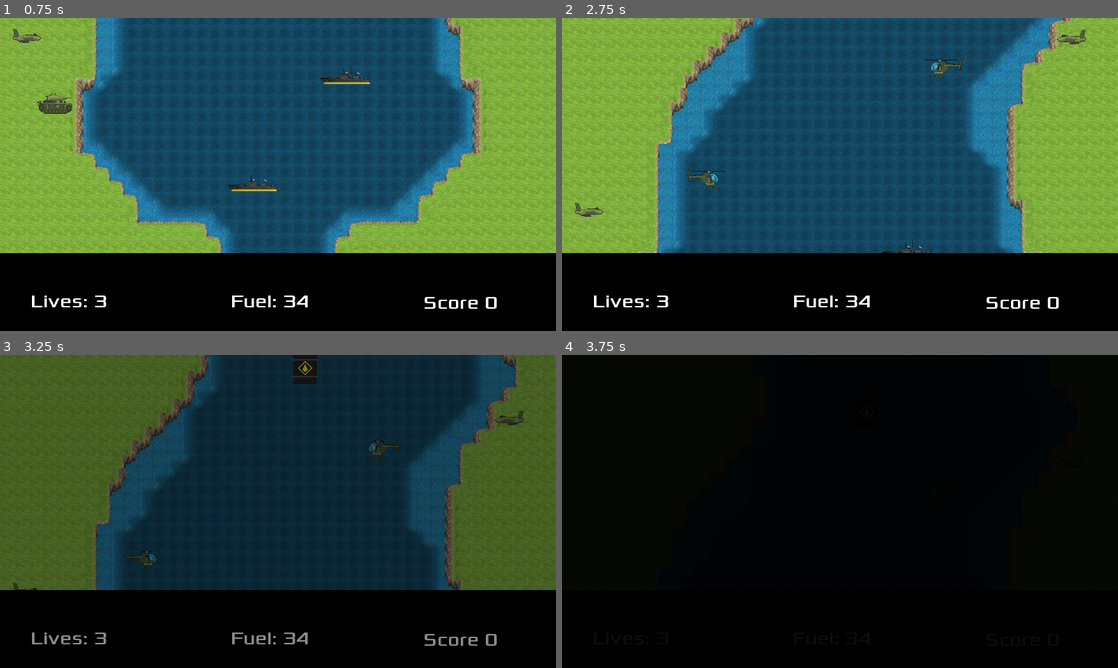
Above: before the commit, frames 1-4 (two rows, left to right).
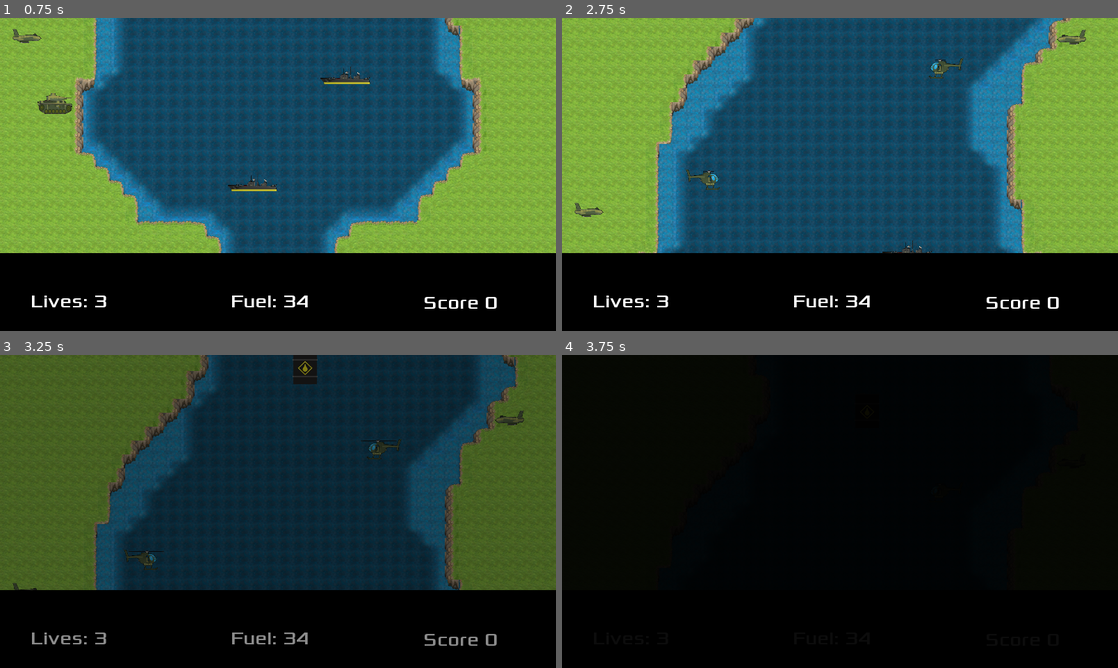
Above: after the commit, the same moments.

Repository: PawelKrywulko/TGW_G-8_Z1
Game: Godot game, scene res://scenes/GameManager.tscn
Same seed, same stepped clock (60 frames per second), same inputs: the game is played once before the commit and once after it.
Inputs:
- Up to frame 1 (0.75 s): tap Enter at 0.5 s; hold Right (ui_right) from 0.53 s (still down); hold Space (interact) from 0.53 s (still down)
- Up to frame 2 (2.75 s): release Right (ui_right) at 1.28 s; release Space (interact) at 1.28 s; hold Down (ui_down) 1.28-2.03 s; tap Space (interact) at 1.35 s; hold Right (ui_right) from 2.03 s (still down); hold Space (interact) from 2.03 s (still down)
- Up to frame 3 (3.25 s): release Right (ui_right) at 2.78 s; release Space (interact) at 2.78 s; hold Up (ui_up) from 2.78 s (still down); tap Space (interact) at 2.85 s
- Up to frame 4 (3.75 s): release Up (ui_up) at 3.53 s; hold Left (ui_left) from 3.53 s (still down); hold Space (interact) from 3.53 s (still down)

Frame 1 is identical in both runs. In frame 2, less than 0.1% of the frame differs, in the area x 23-72%, y 13-50%; in frame 3, less than 0.1%; in frame 4, less than 0.1%.

Commit message:
Add explosion to bridge

Diff:
--- a/River Raid/scenes/Enemy/Chopper.tscn
+++ b/River Raid/scenes/Enemy/Chopper.tscn
@@ -46,5 +46,4 @@
 scale = Vector2( -1, 1 )
 frames = SubResource( 2 )
 animation = "Idle"
-frame = 1
 playing = true
--- a/River Raid/scripts/Enemy/Bridge.gd
+++ b/River Raid/scripts/Enemy/Bridge.gd
@@ -19,6 +19,7 @@
 		connect("bridge_destroyed", area, "destroy_enemy")
 	if area_name == "Projectile" || area_name == "Player":
 		hide()
+		ExplosionBuilder.explode(position,$Sprite.get_rect().end)
 		$CollisionShape2D.set_deferred("disabled", true)
 		print("bridge_destroyed; points: %s" % points)
 		emit_signal("bridge_destroyed_hud", points)
